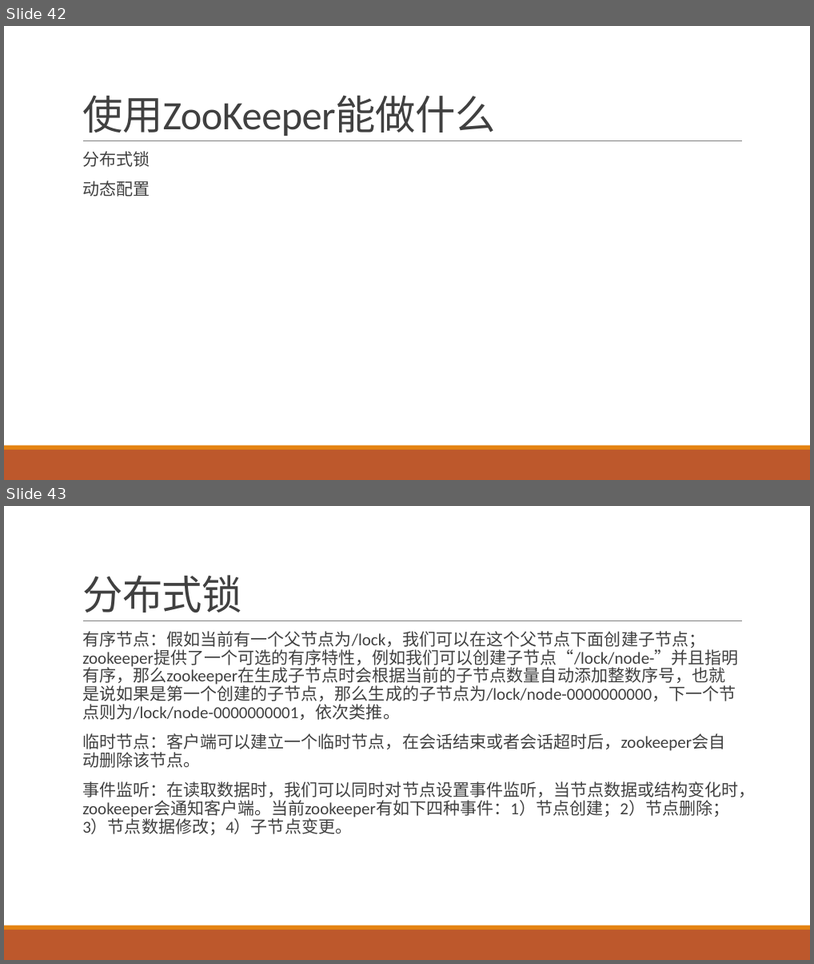
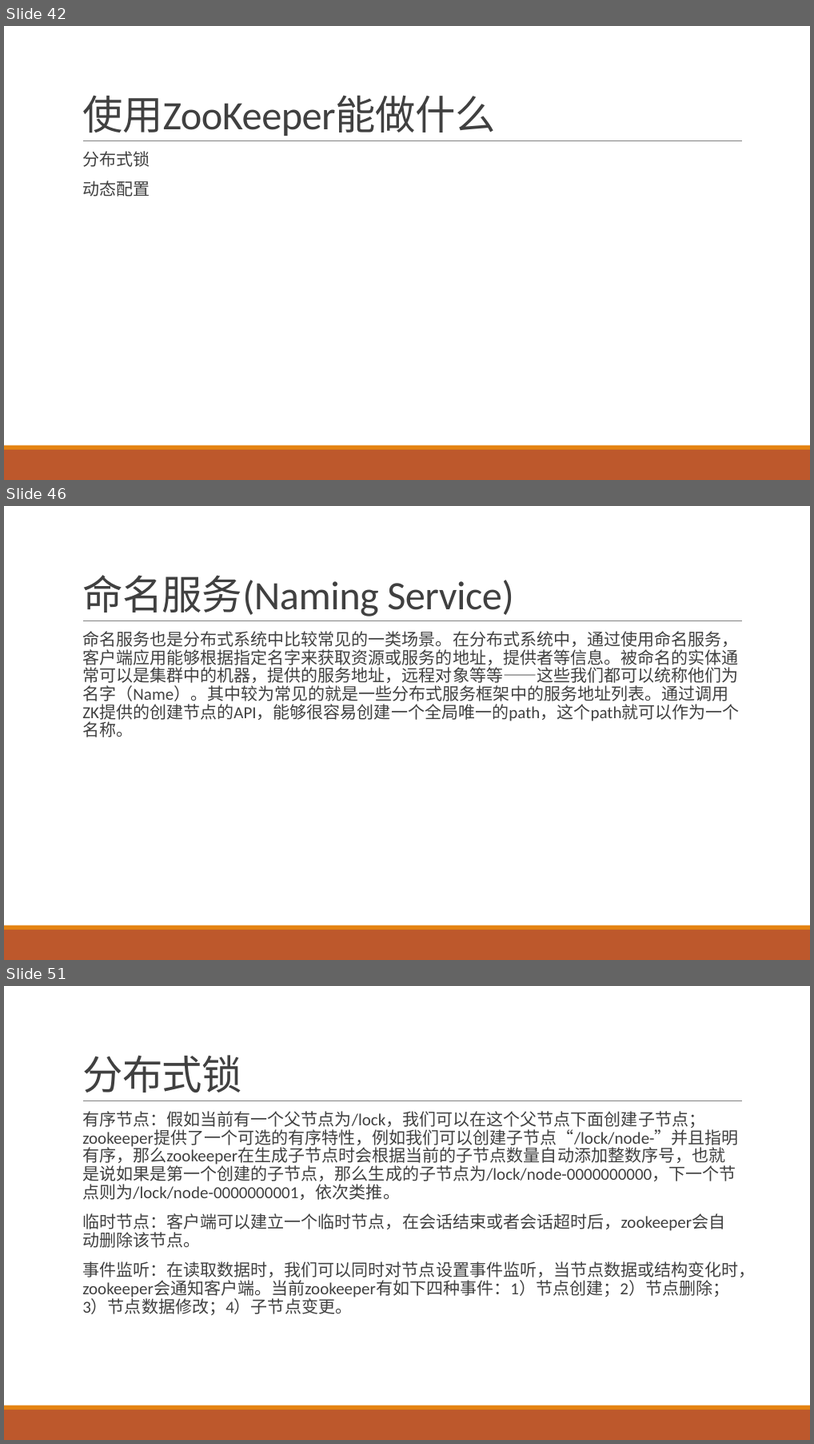
Before and after one commit to airuitian/MicroService, a slide deck: middlerware/Zookeeper介绍与实战.pptx. Shown one above the other, each under a label of ours: slides 42 and 43 before the commit, slides 42, 46 and 51 after it; the slides between them are not shown. The pictures are 814x964 and 814x1444 pixels, drawn with LibreOffice and Linux fonts; fonts in the diff are those of the drawing. Boxes give left, top, right and bottom in pixels: in the first picture for what was removed or moved away, otherwise in the second. Text is boxed around its words. In the diff, an @@ line names an element or a change of style, - is before the commit and + after.

```diff
--- a/middlerware/Zookeeper介绍与实战.pptx
+++ b/middlerware/Zookeeper介绍与实战.pptx
@@ slide 46 added at bbox=[4, 506, 810, 960], background #FFFFFF; not listed: 3 template elements that a slide beside it also shows @@
@@ title added at bbox=[82, 575, 514, 616], 48 pt, text #404040 @@
+命名服务(Naming Service)
@@ text added at bbox=[82, 631, 740, 737], 20 pt, text #404040 @@
+  命名服务也是分布式系统中比较常见的一类场景。在分布式系统中，通过使用命名服务，客户端应用能够根据指定名字来获取资源或服务的地址，提供者等信息。被命名的实体通常可以是集群中的机器，提供的服务地址，远程对象等等——这些我们都可以统称他们为名字（Name）。其中较为常见的就是一些分布式服务框架中的服务地址列表。通过调用ZK提供的创建节点的API，能够很容易创建一个全局唯一的path，这个path就可以作为一个名称。
@@ what was slide 43 is now slide 51 @@
```
Also in this commit, not shown: 2 slides changed, 6 other slides added.
